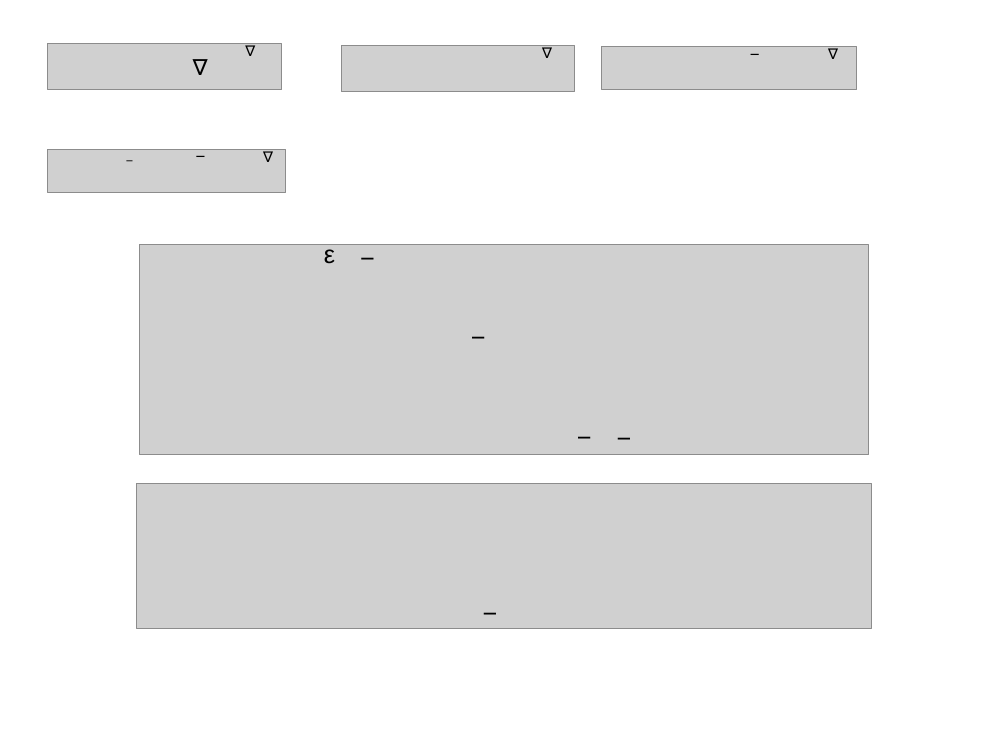
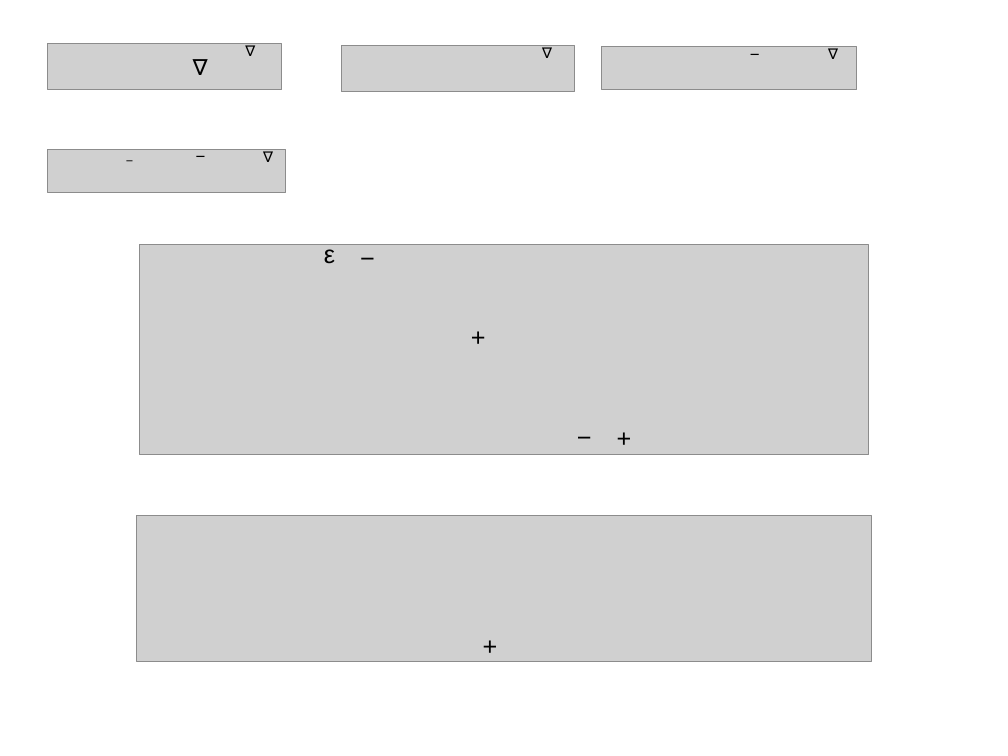
Before and after one commit to cpjobling/EGLM03-Resources, a slide deck: slide 1 of DigitalSystems/Lecture12/pictures/pictures-converted.pptx. Drawn at 1008x756 pixels with LibreOffice and Linux fonts; fonts in the diff are those of the drawing; grey boxes stand for pictures. Boxes give left, top, right and bottom in pixels: in the first picture for what was removed or moved away, otherwise in the second. Text is boxed around its words. In the diff, an @@ line names an element or a change of style, - is before the commit and + after.

```diff
--- a/DigitalSystems/Lecture12/pictures/pictures-converted.pptx
+++ b/DigitalSystems/Lecture12/pictures/pictures-converted.pptx
@@ text at [461,317,497,357]: text changed @@
-−
++
@@ text at [607,417,643,458]: text changed @@
-−
++
@@ picture: place and size @@
-picture at [136,484,871,629]
+picture at [136,516,871,661]
@@ text at [473,625,509,665]: text changed @@
-−
++
```
Also in this commit, not shown: 13 other files.
